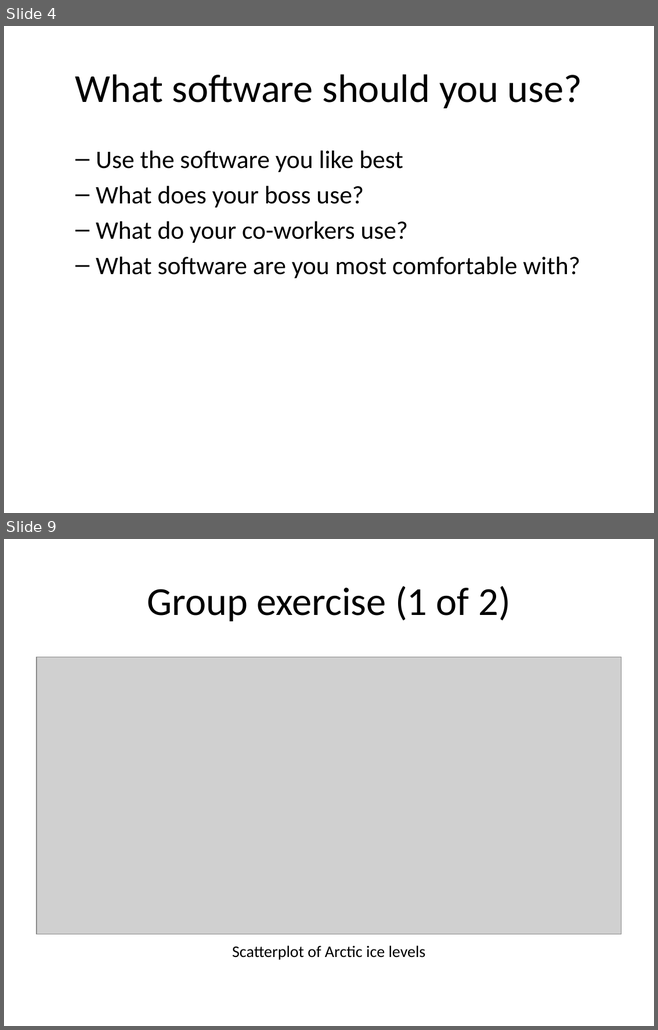
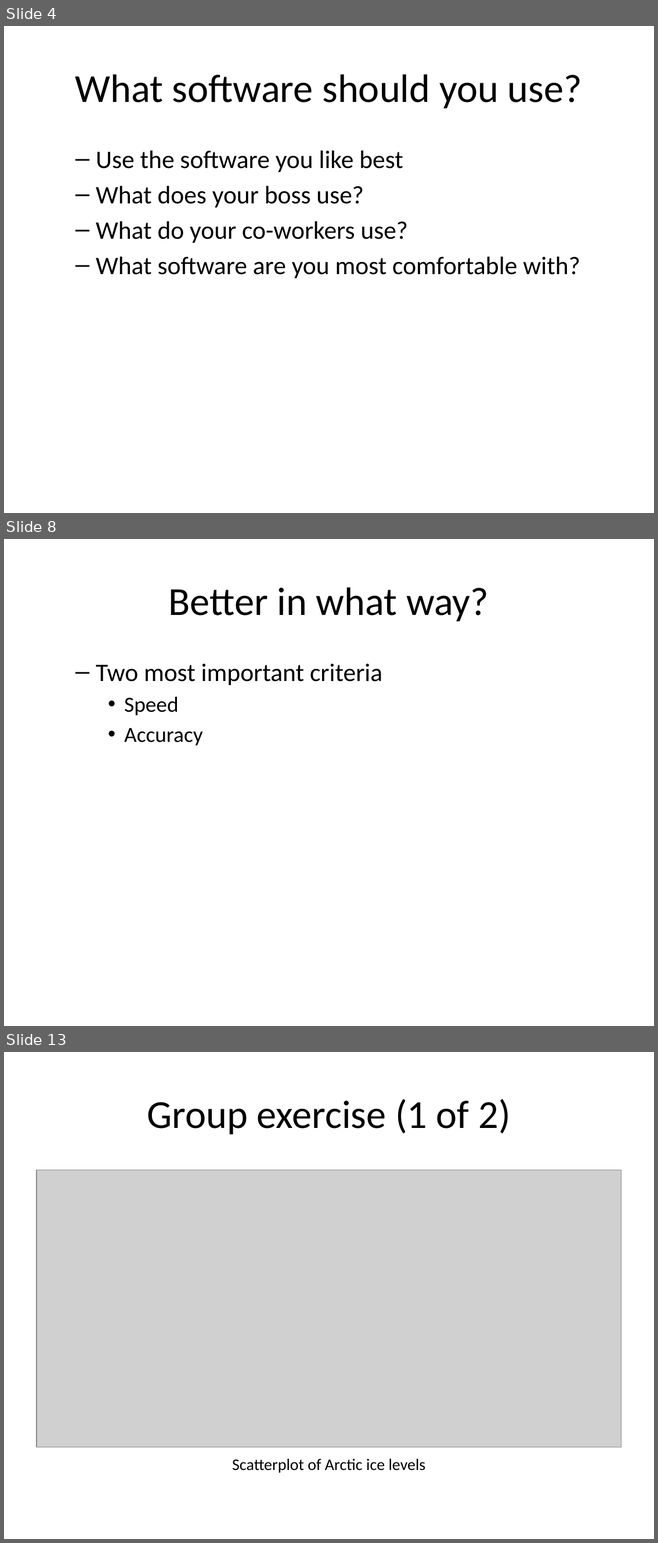
Before and after one commit to pmean/data-visualization, a slide deck: data-viz-01/src/v01-main-scatterplots.pptx. Shown one above the other, each under a label of ours: slides 4 and 9 before the commit, slides 4, 8 and 13 after it; the slides between them are not shown. The pictures are 658x1030 and 658x1543 pixels, drawn with LibreOffice and Linux fonts; fonts in the diff are those of the drawing; grey boxes stand for pictures. Boxes give left, top, right and bottom in pixels: in the first picture for what was removed or moved away, otherwise in the second. Text is boxed around its words. In the diff, an @@ line names an element or a change of style, - is before the commit and + after.

```diff
--- a/data-viz-01/src/v01-main-scatterplots.pptx
+++ b/data-viz-01/src/v01-main-scatterplots.pptx
@@ slide 8 added at (4, 539, 654, 1026), background #FFFFFF @@
@@ title added at (169, 587, 488, 621), 44 pt, text #000000 @@
+Better in what way?
@@ text added at (96, 664, 382, 745), 28 pt, text #000000 @@
+  – Two most important criteria
+    • Speed
+    • Accuracy
@@ what was slide 9 is now slide 13 @@
```
Also in this commit, not shown: 7 other slides added, 4 slides removed, 7 other files.
